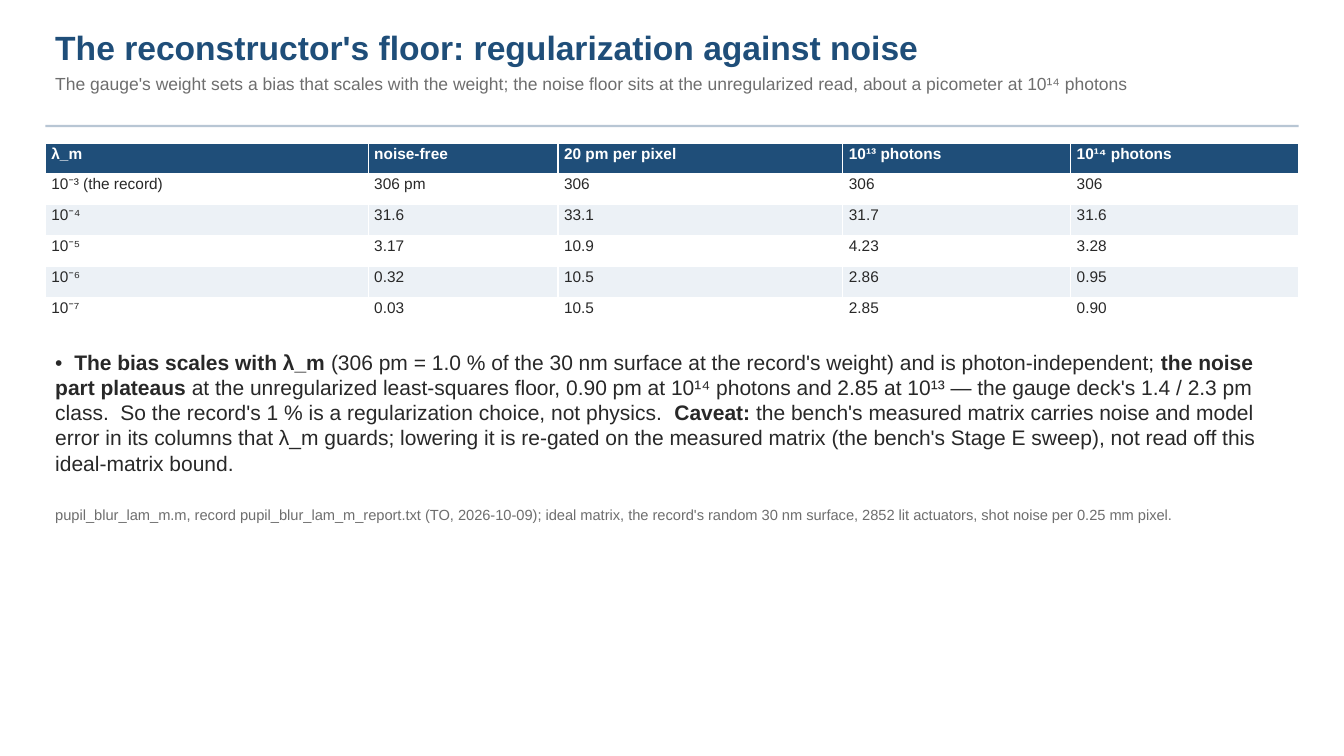
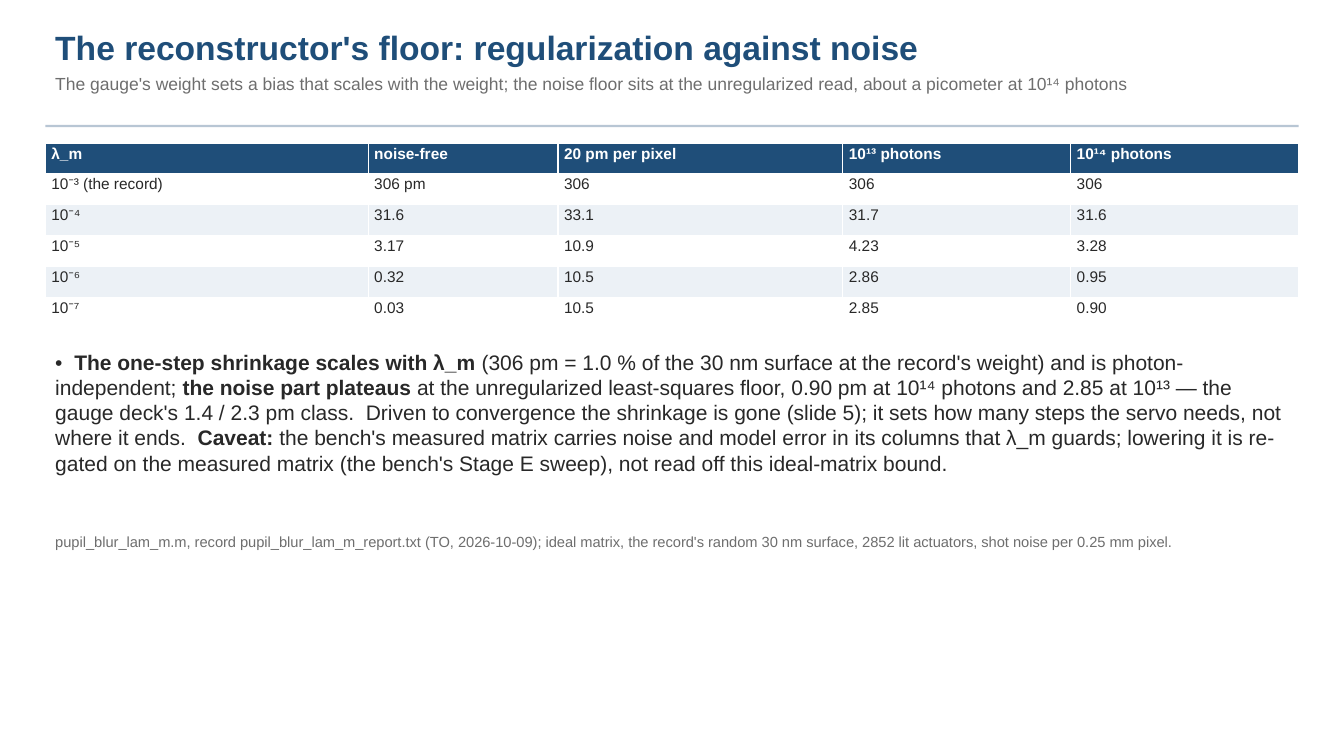
Before and after one commit to nasa-jpl/macos, a slide deck: slide 12 of demo_session/deck_blur.pptx (slide 10 before the commit). Drawn at 1344x756 pixels with LibreOffice and Linux fonts; fonts in the diff are those of the drawing. Boxes give left, top, right and bottom in pixels: in the first picture for what was removed or moved away, otherwise in the second. Text is boxed around its words. In the diff, an @@ line names an element or a change of style, - is before the commit and + after.

```diff
--- a/demo_session/deck_blur.pptx
+++ b/demo_session/deck_blur.pptx
@@ text at <box>55,354,1281,475</box>: text changed @@
-• The bias scales with λ_m (306 pm = 1.0 % of the 30 nm surface at the record's weight) and is photon-independent; the noise part plateaus at the unregularized least-squares floor, 0.90 pm at 10¹⁴ photons and 2.85 at 10¹³ — the gauge deck's 1.4 / 2.3 pm class. So the record's 1 % is a regularization choice, not physics. Caveat: the bench's measured matrix carries noise and model error in its columns that λ_m guards; lowering it is re-gated on the measured matrix (the bench's Stage E sweep), not read off this ideal-matrix bound.
+• The one-step shrinkage scales with λ_m (306 pm = 1.0 % of the 30 nm surface at the record's weight) and is photon-independent; the noise part plateaus at the unregularized least-squares floor, 0.90 pm at 10¹⁴ photons and 2.85 at 10¹³ — the gauge deck's 1.4 / 2.3 pm class. Driven to convergence the shrinkage is gone (slide 5); it sets how many steps the servo needs, not where it ends. Caveat: the bench's measured matrix carries noise and model error in its columns that λ_m guards; lowering it is re-gated on the measured matrix (the bench's Stage E sweep), not read off this ideal-matrix bound.
@@ text "pupil_blur_lam_m.m, record pupil_blur_lam_m_report.txt (TO,  ...": place and size @@
-text "pupil_blur_lam_m.m, record pupil_blur_lam_m_report.txt (TO,  ..." at <box>55,509,1172,523</box>
+text "pupil_blur_lam_m.m, record pupil_blur_lam_m_report.txt (TO,  ..." at <box>55,536,1172,550</box>
```
Also in this commit, not shown: 5 other slides changed, 3 slides added, 1 slide removed, 7 other files.
